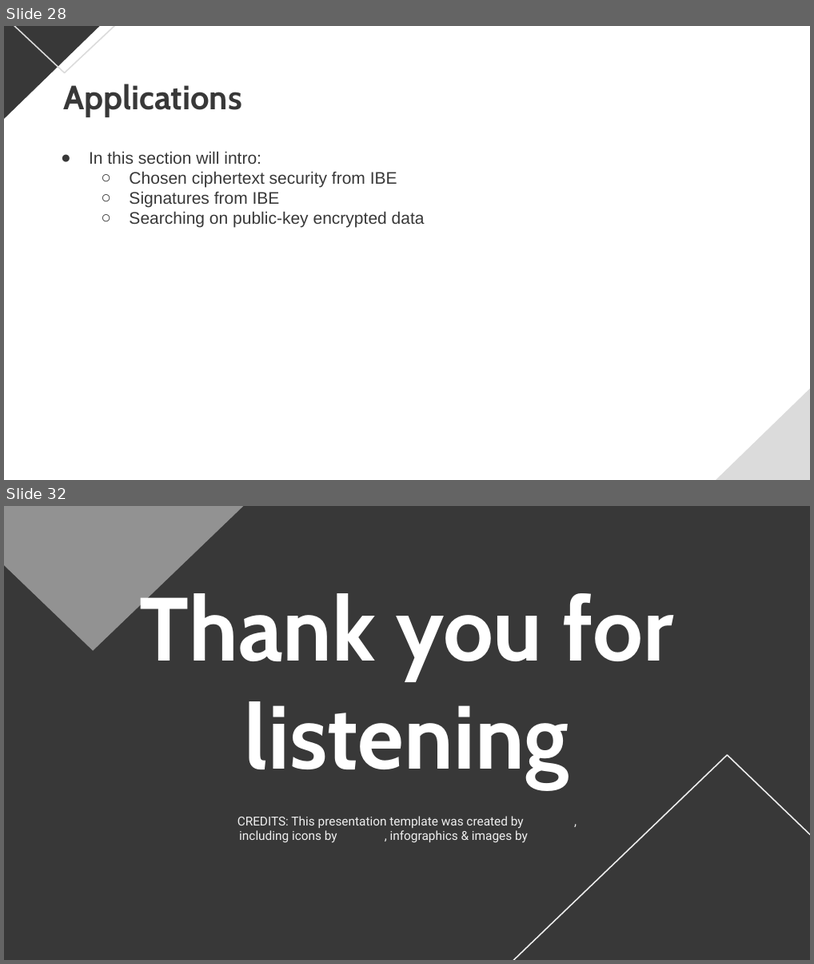
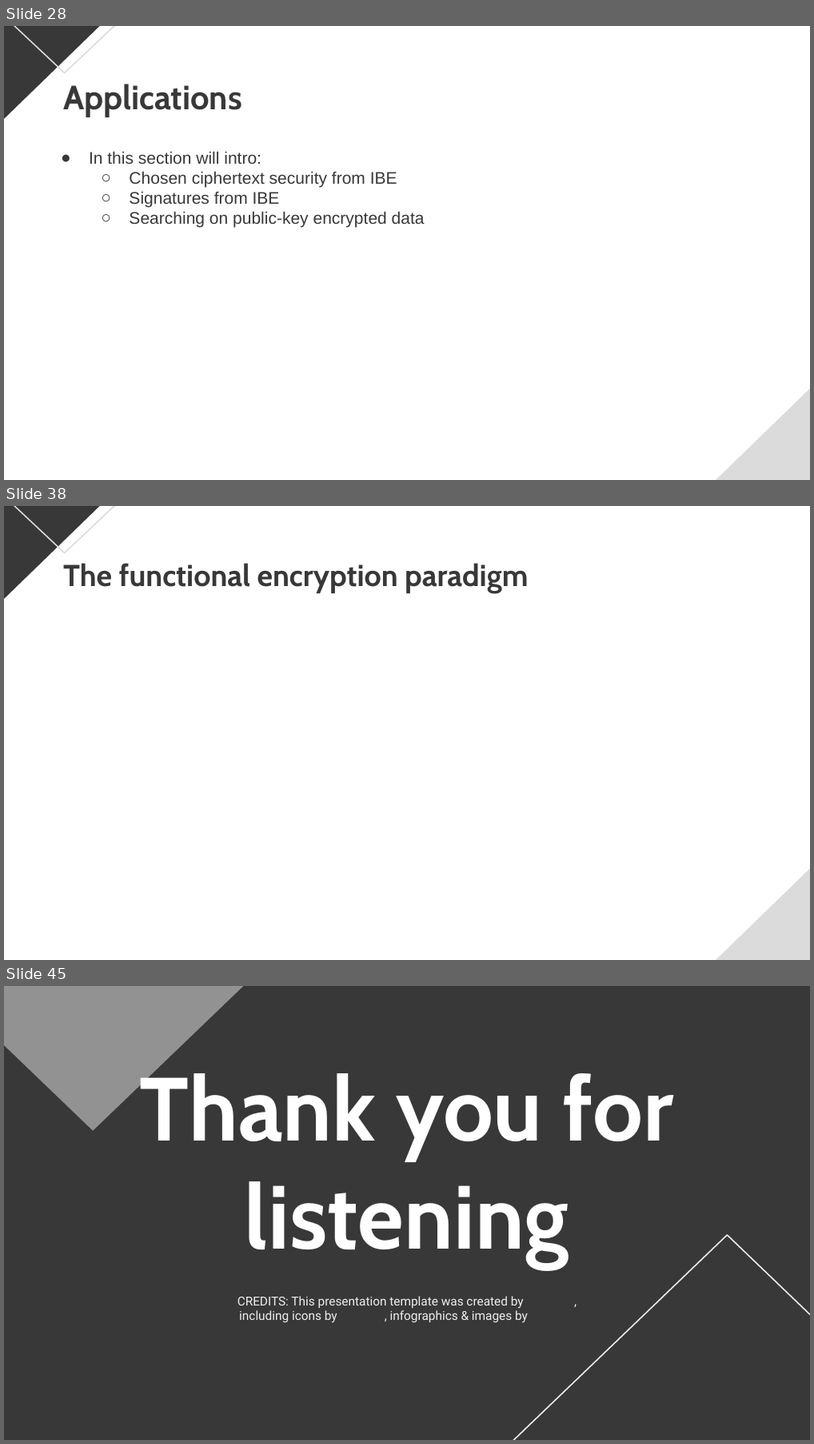
Before and after one commit to baiyanchen8/aliada, a slide deck: 碩士/課本書報/chap15.6-15.9 [自動儲存].pptx. Shown one above the other, each under a label of ours: slides 28 and 32 before the commit, slides 28, 38 and 45 after it; the slides between them are not shown. The pictures are 814x964 and 814x1444 pixels, drawn with LibreOffice and Linux fonts; fonts in the diff are those of the drawing; grey boxes stand for pictures; background and template pictures are left out. Boxes give left, top, right and bottom in pixels: in the first picture for what was removed or moved away, otherwise in the second. Text is boxed around its words. In the diff, an @@ line names an element or a change of style, - is before the commit and + after.

```diff
--- a/碩士/課本書報/chap15.6-15.9 [自動儲存].pptx
+++ b/碩士/課本書報/chap15.6-15.9 [自動儲存].pptx
@@ slide 38 added at [4, 506, 810, 960], background #FFFFFF; not listed: 3 template elements that a slide beside it also shows @@
@@ title added at [63, 563, 528, 593], 36 pt, text #383838, bold @@
+The functional encryption paradigm
@@ what was slide 32 is now slide 45 @@
```
Also in this commit, not shown: 4 slides changed, 12 other slides added.
